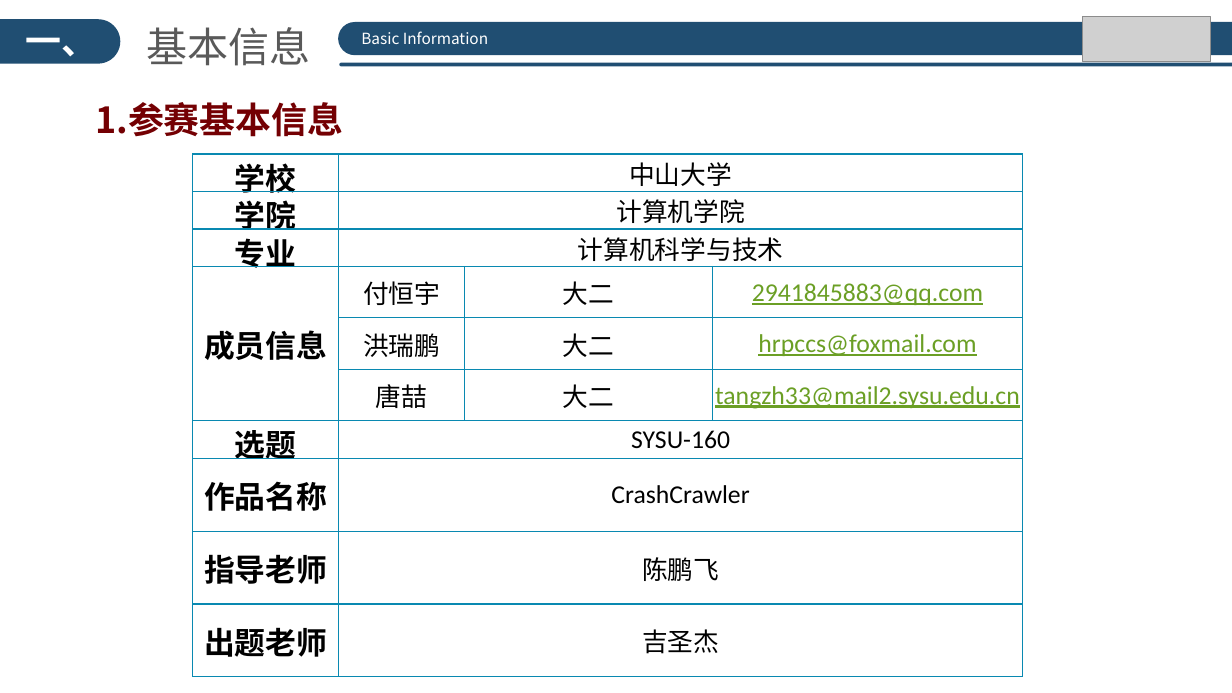
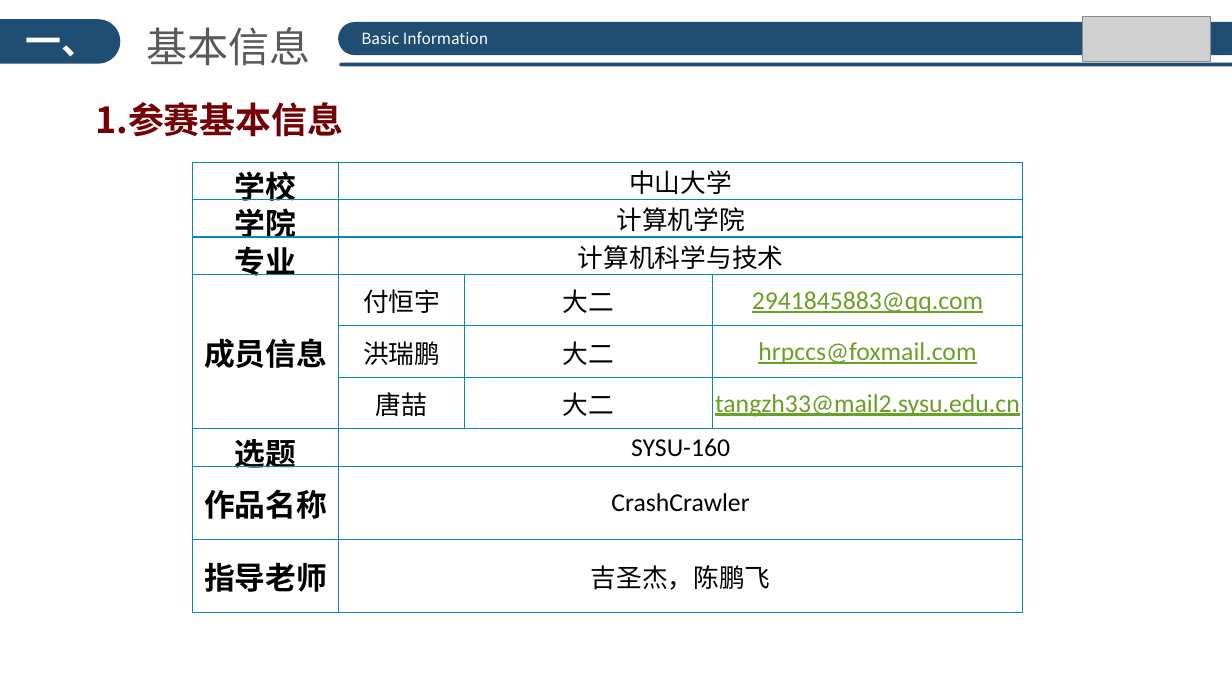
Before and after one commit to hrpccs/CrashCrawler, a slide deck: slide 3 of doc/Crashcrawler_SYSU.pptx. Drawn at 1232x693 pixels with LibreOffice and Linux fonts; fonts in the diff are those of the drawing; grey boxes stand for pictures; background and template pictures are left out. Boxes give left, top, right and bottom in pixels: in the first picture for what was removed or moved away, otherwise in the second. Text is boxed around its words. In the diff, an @@ line names an element or a change of style, - is before the commit and + after.

```diff
--- a/doc/Crashcrawler_SYSU.pptx
+++ b/doc/Crashcrawler_SYSU.pptx
@@ table at [192, 162, 1022, 612] @@
-row 9: 指导老师 | 陈鹏飞 |  | 
-row 10: 出题老师 | 吉圣杰 |  | 
+row 9: 指导老师 | 吉圣杰，陈鹏飞 |  | 
@@ table: place and size @@
-table at [192, 154, 1022, 677]
+table at [192, 162, 1022, 612]
```
Also in this commit, not shown: 3 other slides changed.
